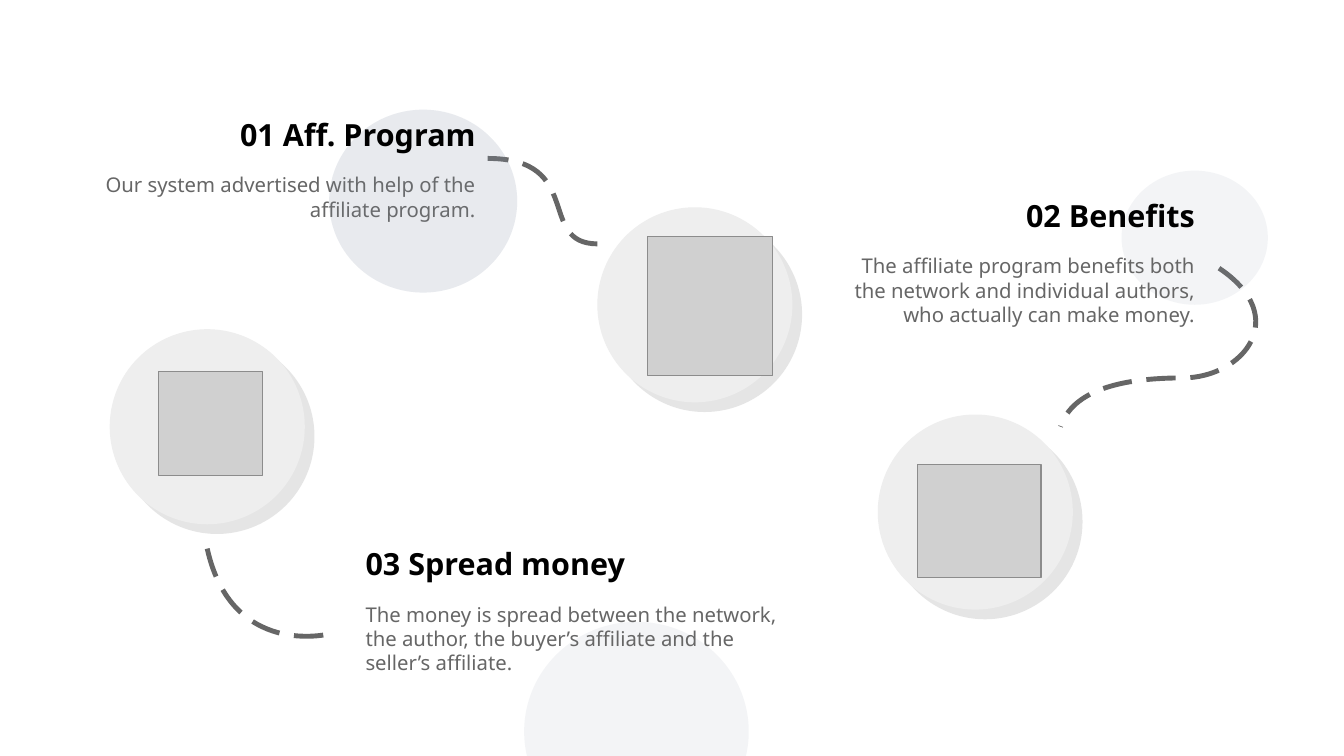
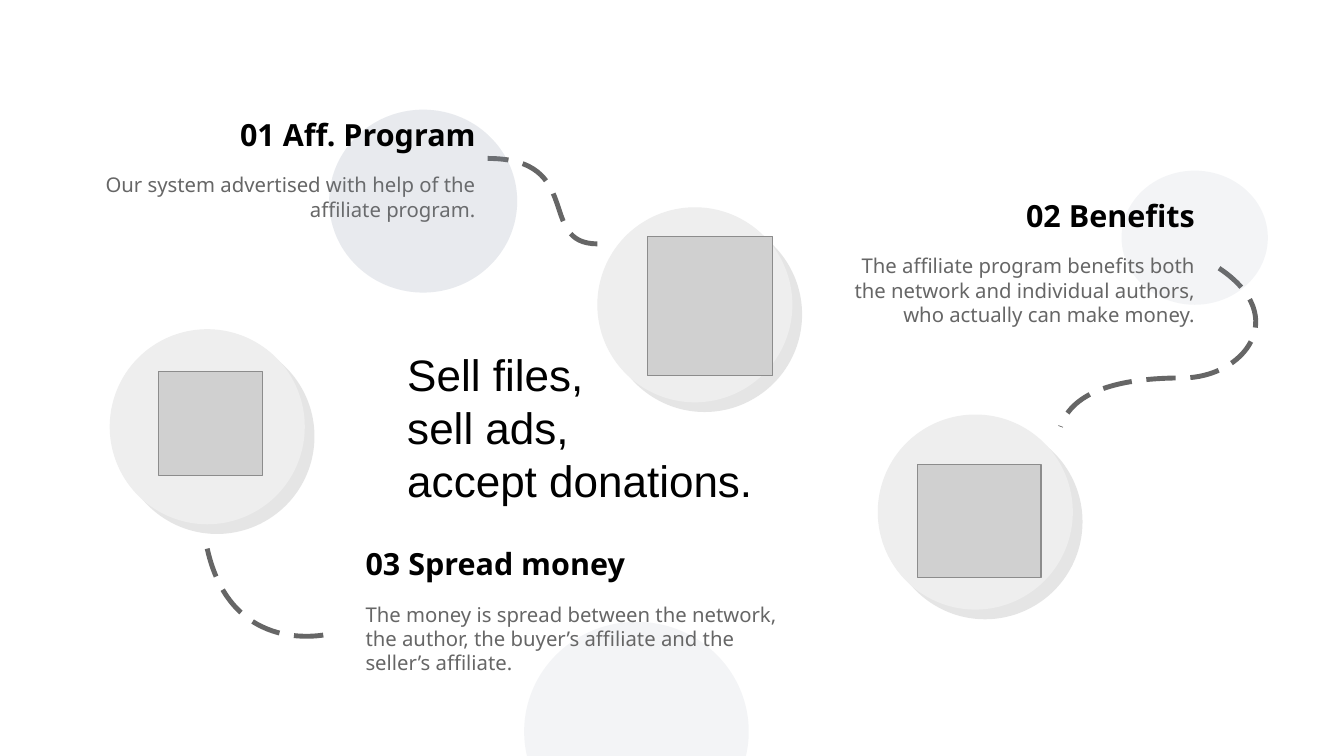
Before and after one commit to vporton/zondirectory2, a slide deck: slide 7 of docs/presentation.odp. Drawn at 1344x756 pixels with LibreOffice and Linux fonts; fonts in the diff are those of the drawing; grey boxes stand for pictures. Boxes give left, top, right and bottom in pixels: in the first picture for what was removed or moved away, otherwise in the second. Text is boxed around its words. In the diff, an @@ line names an element or a change of style, - is before the commit and + after.

```diff
--- a/docs/presentation.odp
+++ b/docs/presentation.odp
@@ text added at (407, 359, 752, 506), 26 pt, text #000000 @@
+Sell files,
+sell ads,
+accept donations.
```
Also in this commit, not shown: 2 other slides changed, 2 slides added.
